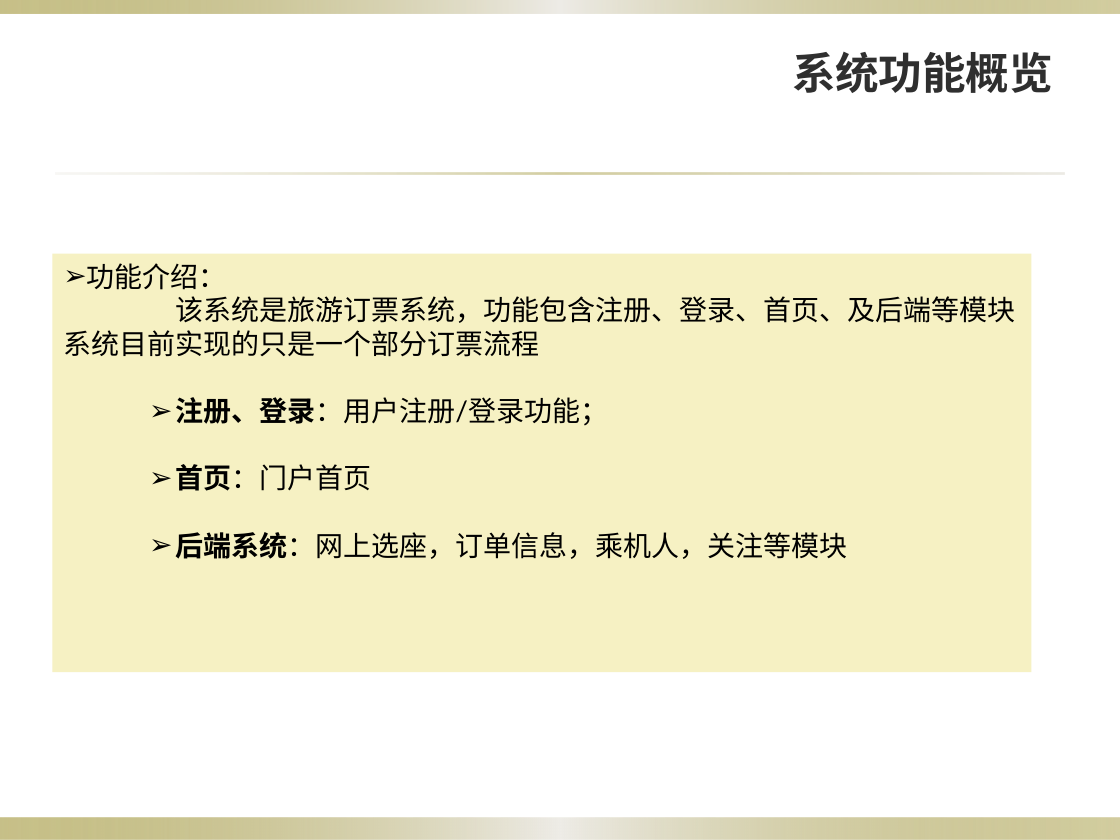
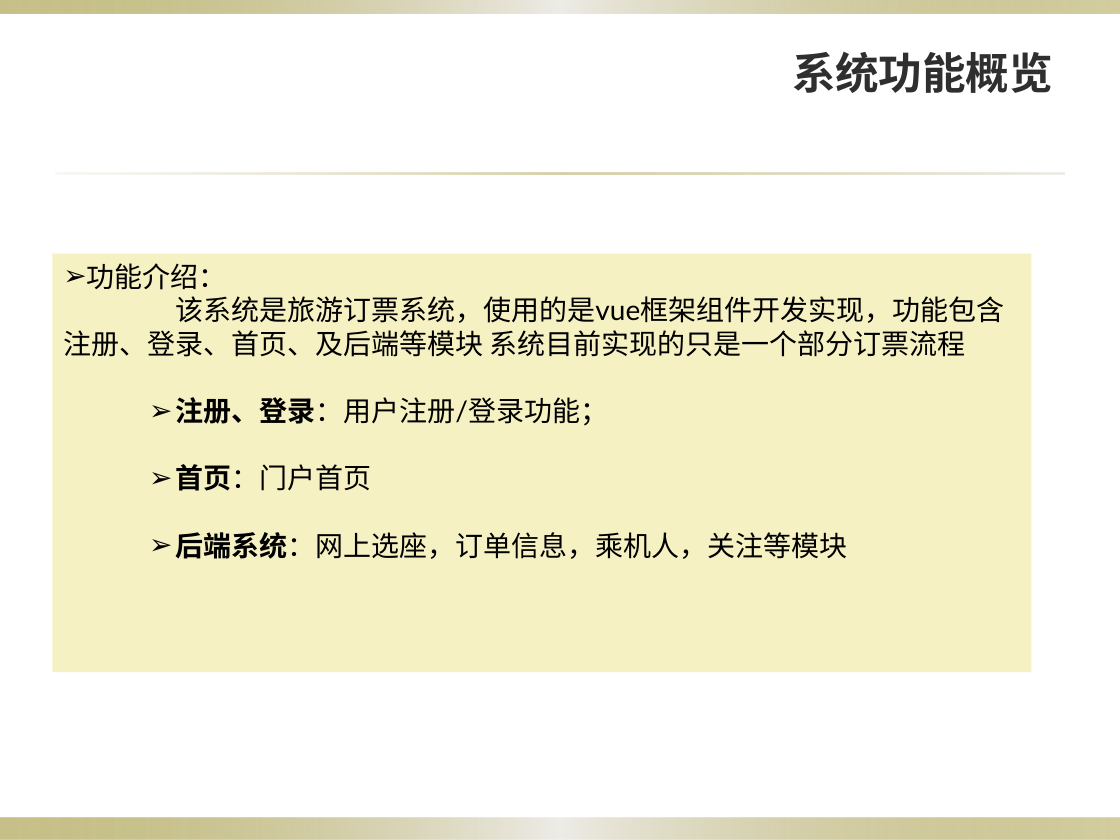
Before and after one commit to LittleHibiscus/txw, a slide deck: slide 5 of doc/天巡网系统.pptx. Drawn at 1120x840 pixels with LibreOffice and Linux fonts; fonts in the diff are those of the drawing; background and template pictures are left out. Boxes give left, top, right and bottom in pixels: in the first picture for what was removed or moved away, otherwise in the second. Text is boxed around its words. In the diff, an @@ line names an element or a change of style, - is before the commit and + after.

```diff
--- a/doc/天巡网系统.pptx
+++ b/doc/天巡网系统.pptx
@@ text in rectangle at [63,296,1004,357]: text changed @@
-该系统是旅游订票系统，功能包含注册、登录、首页、及后端等模块 系统目前实现的只是一个部分订票流程
+该系统是旅游订票系统，使用的是vue框架组件开发实现，功能包含注册、登录、首页、及后端等模块 系统目前实现的只是一个部分订票流程
```
Also in this commit, not shown: 3 other slides changed, 2 slides added.
